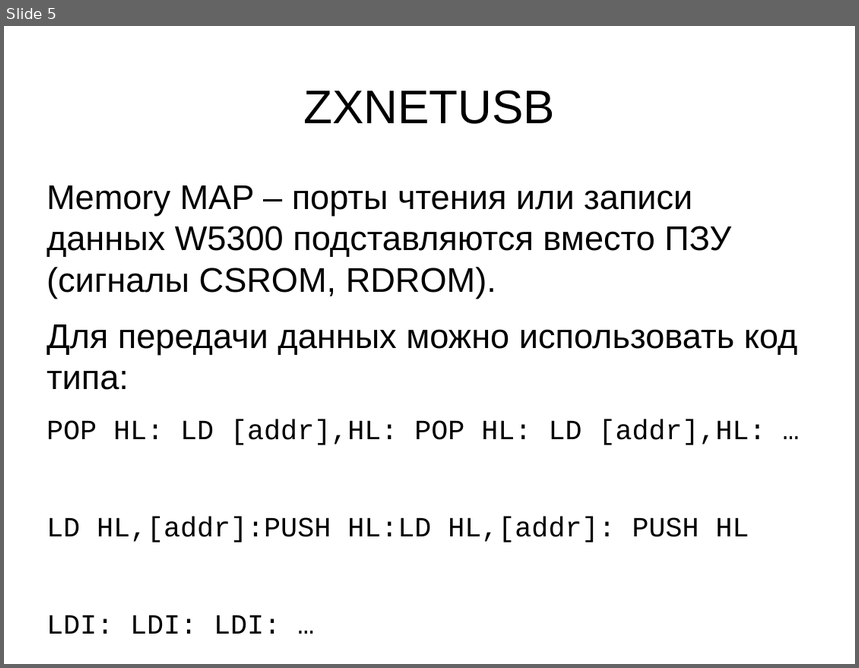
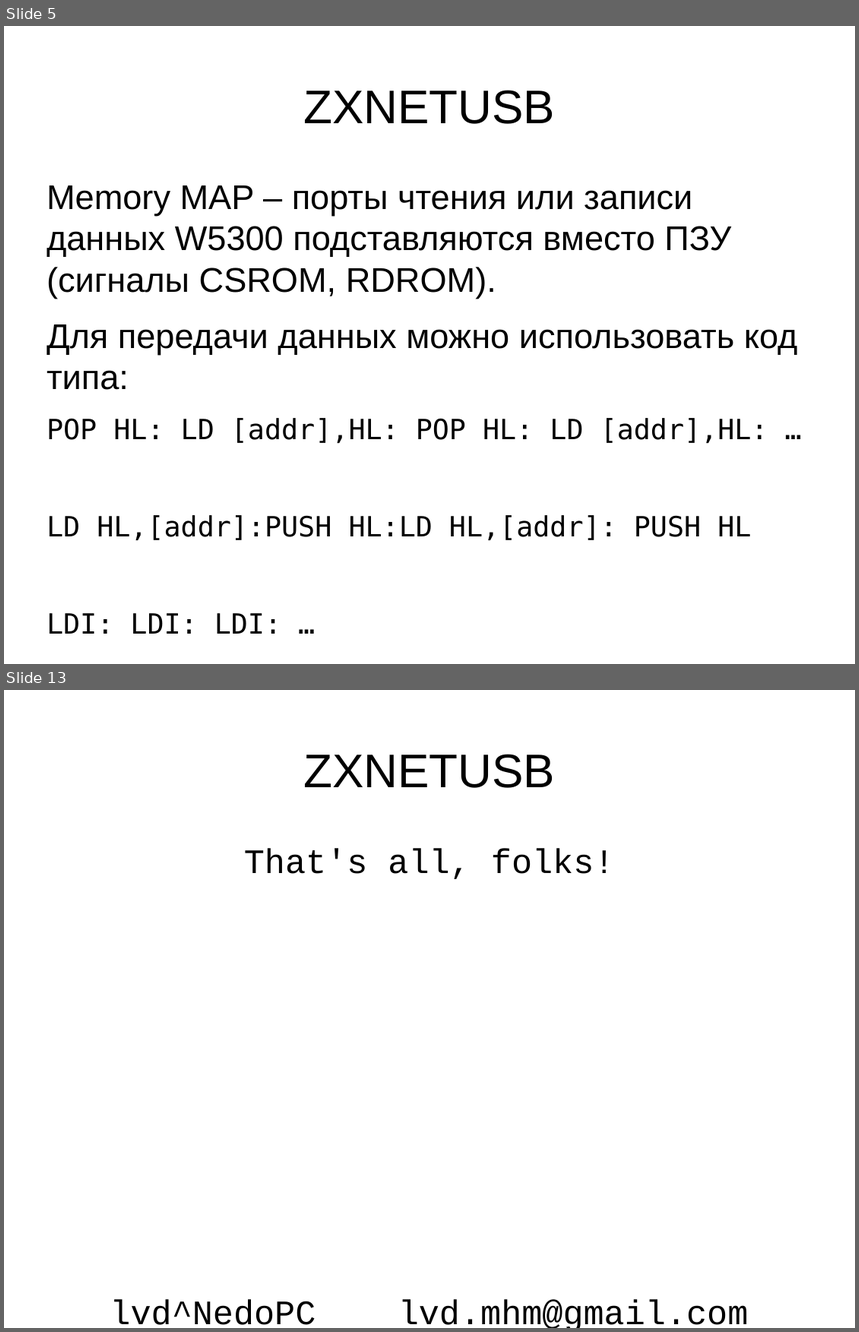
Before and after one commit to lvd2/zxnetusb, a slide deck: report/dh2019.odp. Shown one above the other, each under a label of ours: slide 5 before the commit, slides 5 and 13 after it; the slides between them are not shown. The pictures are 859x668 and 859x1332 pixels, drawn with LibreOffice and Linux fonts; fonts in the diff are those of the drawing; background and template pictures are left out. Boxes give left, top, right and bottom in pixels: in the first picture for what was removed or moved away, otherwise in the second. Text is boxed around its words. In the diff, an @@ line names an element or a change of style, - is before the commit and + after.

```diff
--- a/report/dh2019.odp
+++ b/report/dh2019.odp
@@ slide 13 added at (4,690,855,1328), background picture (left out) @@
@@ title added at (303,754,555,788), 44 pt, text #000000 @@
+ZXNETUSB
@@ text added at (110,849,749,1328), 32 pt, text #000000 @@
+That's all, folks!
+lvd^NedoPC lvd.mhm@gmail.com
@@ slide 5 changed as well @@
@@ text at (47,418,769,634): font Courier New to DejaVu Sans Mono in "POP HL: LD [addr],HL: POP HL: LD ...", "LD HL,[addr]:PUSH HL:LD HL,[addr]: PUSH HL", "LDI: LDI: LDI: …" @@
```
Also in this commit, not shown: 4 other slides changed, 7 other slides added, 1 slide removed.
